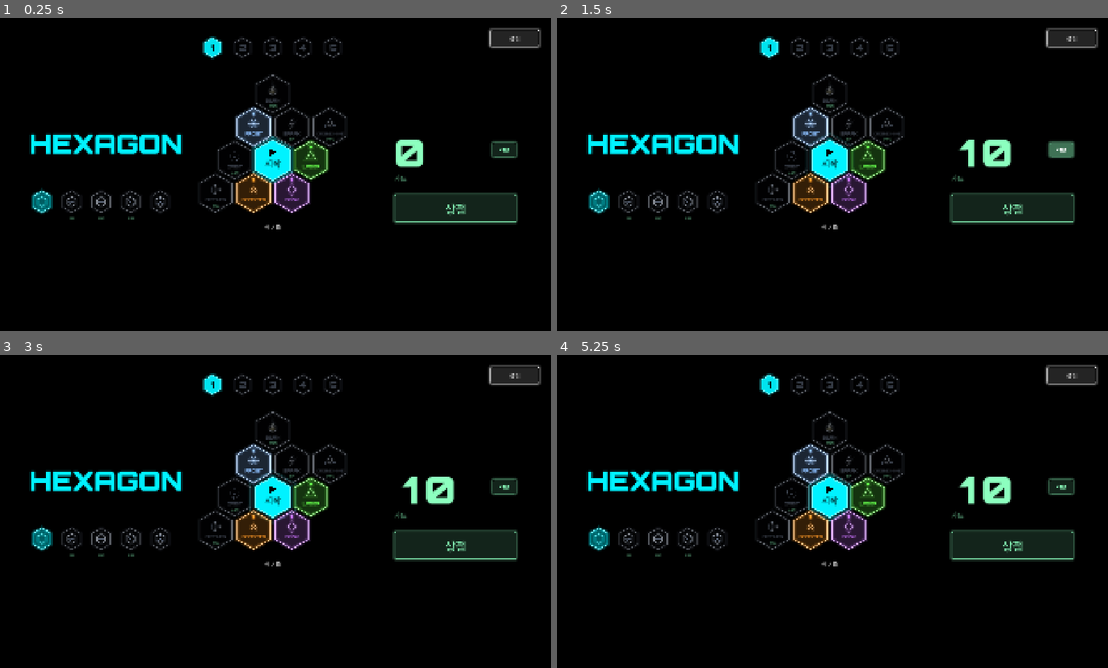
Above: before the commit, frames 1-4 (two rows, left to right).
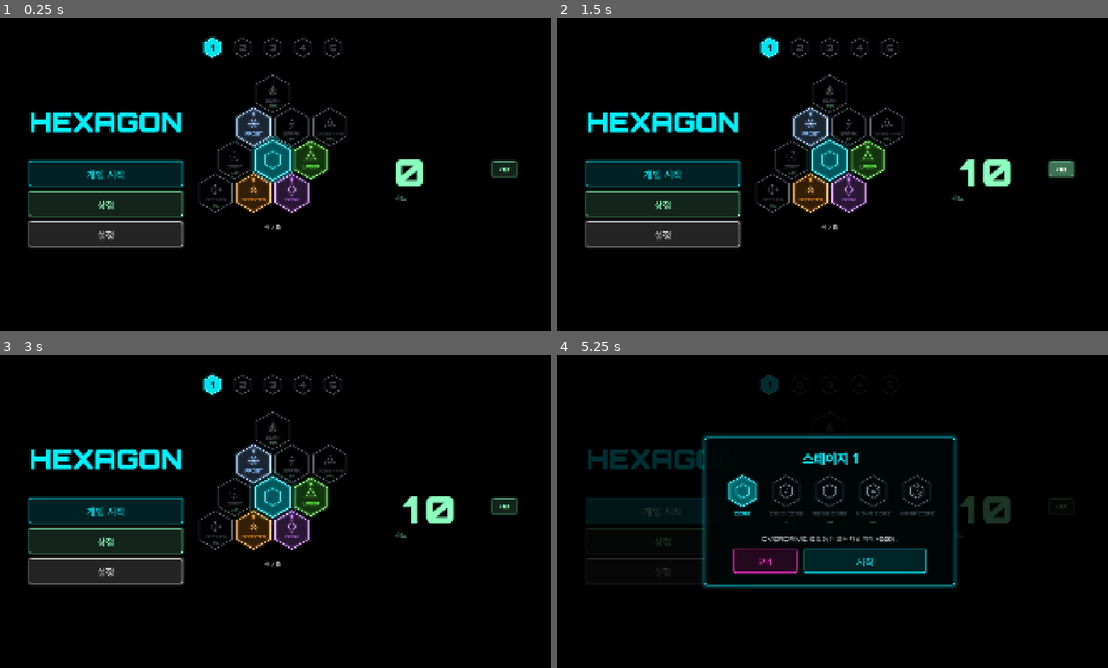
Above: after the commit, the same moments.

Repository: seoyeonwoo11/hexagon
Game: Godot game, scene res://scenes/main.tscn
The game is run twice, just before and just after one commit, with the same random seed, the same clock (stepped at 60 frames per second) and the same inputs.
Inputs (mouse positions are in pixels of both pictures, inside the frame that each line leads up to):
- Up to frame 1 (0.25 s): no input
- Up to frame 2 (1.5 s): click "소리" at 0.5 s; click "+10" at 1.25 s
- Up to frame 3 (3 s): click "상점" at 2 s; click "돌아가기 (ESC)" at 2.75 s
- Up to frame 4 (5.25 s): click "설정" at 3.5 s; click "닫기" at 4.25 s; click (661, 511) at 5 s, where only the run after the commit has a clickable "게임 시작"

The runs differ from the first frame. In frame 1, 15% of the frame differs, in the area x 5-99%, y 3-74%; in frame 2, 15%; in frame 3, 15%; in frame 4, 17%, in the area x 5-99%, y 3-75%.

Commit message:
Gather start, shop and settings into one menu; pick the core when starting
The start screen now has a left menu (NEW GAME / SHOP / SETTINGS) under
the title. NEW GAME (or Enter) opens a start panel where the core is
chosen, then START (or Enter) begins the run. The honeycomb center shows
the picked core instead of a START button.

Co-Authored-By: Claude Opus 5.5 <noreply@anthropic.com>
Claude-Session: https://claude.ai/code/session_01FxD1R74nXcd6J71c35ze9V

Diff:
--- a/scripts/loc.gd
+++ b/scripts/loc.gd
@@ -102,6 +102,7 @@
 	"CHOOSE ONE": "하나를 고르세요",
 	"CLOSE": "닫기",
 	"SETTINGS": "설정",
+	"NEW GAME": "게임 시작",
 	"WINDOWED": "창 모드",
 	"FULLSCREEN": "전체 화면",
 	"UPGRADE": "강화",
--- a/scripts/shop.gd
+++ b/scripts/shop.gd
@@ -4,11 +4,12 @@
 ## 설명 글은 두지 않는다 (모양과 색, 숫자로만 보여 줌).
 ##
 ## 배치 (1920x1080 기준):
-##   위    : 스테이지 고르기 (깬 스테이지 다음까지 열림, 깬 스테이지는 아래 점), 오른쪽 끝 설정 버튼
-##   왼쪽  : 게임 이름, 코어 고르기
-##   가운데: 벌집 모양 보드. 가운데 육각형이 START, 둘레가 타일. 아래에 가져갈 타일 수
+##   위    : 스테이지 고르기 (깬 스테이지 다음까지 열림, 깬 스테이지는 아래 점)
+##   왼쪽  : 게임 이름과 메뉴 버튼 3개 (게임 시작 / 상점 / 설정)를 한 군데에
+##           게임 시작은 코어를 고르는 창(StartPanel)을 열고, 거기서 판을 시작
+##   가운데: 벌집 모양 보드. 가운데 육각형은 고른 코어, 둘레가 타일. 아래에 가져갈 타일 수
 ##           풀린 타일은 클릭해서 가져갈 타일(최대 6종)에 넣거나 빼고, 잠긴 타일은 클릭하면 상점 창
-##   오른쪽: 가진 SHARD와 SHOP 버튼
+##   오른쪽: 가진 SHARD
 
 signal start_pressed
 
@@ -25,9 +26,9 @@
 
 var _shards_value: FixedDigits
 var _honeycomb: Honeycomb
-var _core_picker: CorePicker
 var _window: ShopWindow
 var _settings: SettingsPanel
+var _start: StartPanel
 var _root: ColorRect
 var _stage_picker: StagePicker
 
@@ -51,24 +52,27 @@
 		_root.visible = true
 		refresh())
 	add_child(_window)
-	# 오른쪽 위 설정 버튼 하나 (언어, 소리, 전체 화면은 설정 창 안에)
+	# 언어, 소리, 전체 화면은 설정 창 안에
 	_settings = SettingsPanel.new()
 	add_child(_settings)
-	var gear := Hud.make_neon_button(Loc.t("SETTINGS"), Color(1, 1, 1, 0.8))
-	gear.name = "SettingsButton"
-	gear.custom_minimum_size = Vector2(170, 60)
-	gear.set_anchors_preset(Control.PRESET_TOP_RIGHT)
-	gear.offset_left = -40 - 170
-	gear.offset_right = -40
-	gear.offset_top = 40
-	gear.offset_bottom = 100
-	gear.pressed.connect(open_settings)
-	bg.add_child(gear)
+	_start = StartPanel.new()
+	_start.start_pressed.connect(func() -> void: start_pressed.emit())
+	_start.shop_requested.connect(func() -> void: open_window("cores"))
+	add_child(_start)
 	refresh()
 
 
 func open_settings() -> void:
 	_settings.open()
+
+
+## 게임 시작 창 (코어 고르기)
+func open_start() -> void:
+	_start.open()
+
+
+func is_start_open() -> bool:
+	return _start != null and _start.is_open()
 
 
 func switch_language() -> void:
@@ -88,6 +92,9 @@
 	if _window != null:
 		_window.visible = false
 		_root.visible = true
+	if _start != null:
+		_start.close()
+		_settings.close()
 
 
 ## 상점 창 열기. tab: "upgrades", "tiles", "cores" ("" 이면 마지막 탭)
@@ -110,8 +117,8 @@
 		return
 	_shards_value.set_value(Meta.shards)
 	_honeycomb.queue_redraw()
-	if _core_picker != null:
-		_core_picker.queue_redraw()
+	if _start != null and _start.is_open():
+		_start.refresh()
 	if _stage_picker != null:
 		_stage_picker.queue_redraw()
 	if _window != null and _window.is_open():
@@ -119,14 +126,14 @@
 
 
 func _unhandled_input(event: InputEvent) -> void:
-	if not visible or is_window_open() or _settings.is_open():
+	if not visible or is_window_open() or _settings.is_open() or is_start_open():
 		return
 	var key := event as InputEventKey
 	if key == null or not key.pressed or key.echo:
 		return
 	if key.keycode == KEY_ENTER or key.keycode == KEY_KP_ENTER:
 		get_viewport().set_input_as_handled()
-		start_pressed.emit()
+		open_start()
 	elif DEBUG_FREE_SHARDS and (key.keycode == KEY_KP_ADD or key.keycode == KEY_EQUAL
 			or key.keycode == KEY_PLUS or key.unicode == 43):
 		get_viewport().set_input_as_handled()
@@ -156,21 +163,28 @@
 	var title := Hud.make_label(Hud.NEON_CYAN, 92, 900, 0.35)
 	title.text = "HEXAGON"
 	col.add_child(title)
-	col.add_child(_spacer(90))
-	_core_picker = CorePicker.new()
-	_core_picker.core_clicked.connect(_on_core_clicked)
-	col.add_child(_core_picker)
-
-
-## 산 코어는 고르고, 안 산 코어는 상점 창의 CORES 탭을 연다.
+	col.add_child(_spacer(70))
+	var menu := VBoxContainer.new()
+	menu.name = "Menu"
+	menu.add_theme_constant_override("separation", 18)
+	col.add_child(menu)
+	menu.add_child(_menu_button("StartButton", Loc.t("NEW GAME"), Hud.NEON_CYAN, open_start))
+	menu.add_child(_menu_button("ShopButton", Loc.t("SHOP"), SHARD_COLOR, func() -> void: open_window()))
+	menu.add_child(_menu_button("SettingsButton", Loc.t("SETTINGS"), Color(1, 1, 1, 0.8), open_settings))
+
+
+func _menu_button(id: String, text: String, color: Color, action: Callable) -> Button:
+	var b := Hud.make_neon_button(text, color)
+	b.name = id
+	b.custom_minimum_size = Vector2(440, 86)
+	b.add_theme_font_size_override("font_size", 34)
+	b.pressed.connect(action)
+	return b
+
+
+## 산 코어는 고르고, 안 산 코어는 상점 창의 CORES 탭을 연다. (게임 시작 창에서 씀)
 func _on_core_clicked(id: String) -> void:
-	if not Meta.is_core_unlocked(id):
-		open_window("cores")
-		return
-	var changed := Meta.select_core(id)
-	Sfx.play("click" if changed else "deny")
-	if changed:
-		refresh()
+	_start._on_core_clicked(id)
 
 
 # ---------------------------------------------------------------- 위 (스테이지)
@@ -198,7 +212,6 @@
 	_honeycomb.offset_right = 300
 	_honeycomb.offset_top = -330
 	_honeycomb.offset_bottom = 230
-	_honeycomb.start_pressed.connect(func() -> void: start_pressed.emit())
 	_honeycomb.tile_clicked.connect(_on_tile_clicked)
 	parent.add_child(_honeycomb)
 
@@ -216,7 +229,7 @@
 
 # ---------------------------------------------------------------- 오른쪽
 
-## 가진 SHARD (큰 숫자)와 SHOP 버튼. 사는 것은 모두 상점 창에서.
+## 가진 SHARD (큰 숫자). 사는 것은 모두 상점 창에서.
 func _build_right(parent: Control) -> void:
 	var col := VBoxContainer.new()
 	col.set_anchors_preset(Control.PRESET_CENTER_RIGHT)
@@ -245,13 +258,6 @@
 	var unit := Hud.make_label(Color(SHARD_COLOR, 0.7), 24, 600)
 	unit.text = Loc.t("shards")
 	col.add_child(unit)
-	col.add_child(_spacer(40))
-	var shop := Hud.make_neon_button(Loc.t("SHOP"), SHARD_COLOR)
-	shop.name = "ShopButton"
-	shop.custom_minimum_size = Vector2(420, 96)
-	shop.add_theme_font_size_override("font_size", 40)
-	shop.pressed.connect(func() -> void: open_window())
-	col.add_child(shop)
 
 
 ## 배율 표시: 1.5 -> "1.5", 2.0 -> "2"
@@ -270,11 +276,10 @@
 	label.label_settings.font_color = color
 
 
-## 가운데 벌집: START 코어 + 둘레 타일 6칸. 게임 보드와 같은 육각형 좌표를 쓴다.
+## 가운데 벌집: 고른 코어 + 둘레 타일. 게임 보드와 같은 육각형 좌표를 쓴다.
 class Honeycomb extends Control:
-	signal start_pressed
 	signal tile_clicked(kind: String)
-	## "" = START 위, "none" = 아무것도 아님, 그 외 = 타일 종류
+	## "none" = 아무것도 아님 (가운데 코어 포함), 그 외 = 타일 종류
 	signal hover_changed(kind: String)
 
 	const R := 76.0
@@ -309,7 +314,8 @@
 
 	func _kind_at(local: Vector2) -> String:
 		var cell := HexGrid.pixel_to_axial(local - _center(), R)
-		return _cells.get(cell, "none")
+		var k: String = _cells.get(cell, "none")
+		return "none" if k == "" else k
 
 	func _gui_input(event: InputEvent) -> void:
 		var motion := event as InputEventMouseMotion
@@ -324,9 +330,7 @@
 		var mb := event as InputEventMouseButton
 		if mb != null and mb.pressed and mb.button_index == MOUSE_BUTTON_LEFT:
 			var k := _kind_at(mb.position)
-			if k == "":
-				start_pressed.emit()
-			elif k != "none":
+			if k != "none":
 				tile_clicked.emit(k)
 				hover_changed.emit(k)
 
@@ -349,23 +353,16 @@
 			else:
 				_draw_tile(pos, kind)
 
-	## START: 꽉 찬 밝은 육각형 + 바깥으로 퍼지는 고리. 화면에서 가장 밝은 것. 고른 코어 색.
+	## 고른 코어: 밝은 육각형 + 바깥으로 퍼지는 고리 + 코어 모양. 고르기는 게임 시작 창에서.
 	func _draw_core(pos: Vector2) -> void:
-		var c: Color = CoreDefs.get_def(Meta.core_type)["color"]
-		var hot := hovered == ""
+		var id := Meta.core_type
+		var c: Color = CoreDefs.get_def(id)["color"]
 		var k := fmod(_time * 0.8, 1.0)
 		NeonDraw.hexagon(self, pos, R * (0.95 + 0.35 * k), c, 0.8 * (1.0 - k), 2.0)
-		var fill := c.lightened(0.35) if hot else c
-		var pts := HexGrid.corners(R * 0.92)
-		for i in pts.size():
-			pts[i] += pos
-		draw_colored_polygon(pts, fill)
-		NeonDraw.hexagon(self, pos, R * 0.92, c, 1.2, 4.0)
-		var ink := Color(0, 0, 0)
-		var tri := PackedVector2Array([pos + Vector2(-10, -38), pos + Vector2(14, -26),
-				pos + Vector2(-10, -14)])
-		draw_colored_polygon(tri, ink)
-		_text(pos + Vector2(0, 14), Loc.t("START"), 30, ink)
+		NeonDraw.hexagon(self, pos, R * 0.92, c, 1.2, 4.0, 0.3)
+		draw_set_transform(pos)
+		HexTile.draw_glyph(self, "core" if id == "core" else "core_" + id, R * 0.4, c, 1.0)
+		draw_set_transform(Vector2.ZERO)
 
 	func _draw_tile(pos: Vector2, kind: String) -> void:
 		var def := TileDefs.get_def(kind)
@@ -475,8 +472,10 @@
 	signal core_clicked(id: String)
 	signal hover_changed(id: String)
 
-	const R := 40.0
-	const GAP := 102.0
+	var r := 40.0
+	var gap := 102.0
+	## 육각형 아래에 코어 이름을 쓴다 (게임 시작 창)
+	var show_names := false
 
 	var hovered := ""
 	var _font: Font
@@ -484,14 +483,14 @@
 	func _ready() -> void:
 		mouse_filter = Control.MOUSE_FILTER_STOP
 		_font = Hud.font_weight(700)
-		custom_minimum_size = Vector2(GAP * CoreDefs.ORDER.size(), R * 2.0 + 44.0)
+		custom_minimum_size = Vector2(gap * CoreDefs.ORDER.size(), r * 2.0 + (70.0 if show_names else 44.0))
 
 	func _center(i: int) -> Vector2:
-		return Vector2(GAP * (i + 0.5) - (GAP - R * 2.2) * 0.5, R + 4.0)
+		return Vector2(gap * (i + 0.5), r + 4.0)
 
 	func _id_at(p: Vector2) -> String:
 		for i in CoreDefs.ORDER.size():
-			if p.distance_to(_center(i)) <= R:
+			if p.distance_to(_center(i)) <= r:
 				return CoreDefs.ORDER[i]
 		return ""
 
@@ -528,11 +527,18 @@
 			var picked := Meta.core_type == id
 			var hot := hovered == id
 			var c: Color = def["color"] if owned else LOCKED_COLOR
-			NeonDraw.hexagon(self, pos, R * 0.92, c, (1.1 if picked else 0.5) + (0.3 if hot else 0.0),
+			NeonDraw.hexagon(self, pos, r * 0.92, c, (1.1 if picked else 0.5) + (0.3 if hot else 0.0),
 					3.0 if picked else 2.0, 0.35 if picked else (0.08 if hot else 0.02))
 			draw_set_transform(pos)
-			HexTile.draw_glyph(self, "core" if id == "core" else "core_" + id, R * 0.42, c, 1.0)
+			HexTile.draw_glyph(self, "core" if id == "core" else "core_" + id, r * 0.42, c, 1.0)
 			draw_set_transform(Vector2.ZERO)
+			var below := r + 22.0
+			if show_names:
+				var nm: String = def["name"]
+				var nw := _font.get_string_size(nm, HORIZONTAL_ALIGNMENT_LEFT, -1, 17).x
+				draw_string(_font, pos + Vector2(-nw / 2.0, r + 26.0), nm, HORIZONTAL_ALIGNMENT_LEFT,
+						-1, 17, Color(c, 0.95 if picked else 0.6))
+				below = r + 54.0
 			var label: String = "" if owned else "%d" % def["price"]
 			var lc := Color(c, 0.95 if picked else 0.6) if owned \
 					else (SHARD_COLOR if Meta.shards >= def["price"] else Color(SHARD_COLOR, 0.45))
@@ -540,7 +546,7 @@
 				# 스테이지를 깨야 살 수 있다
 				label = ""
 			var w := _font.get_string_size(label, HORIZONTAL_ALIGNMENT_LEFT, -1, 14).x
-			draw_string(_font, pos + Vector2(-w / 2.0, R + 22.0), label, HORIZONTAL_ALIGNMENT_LEFT,
+			draw_string(_font, pos + Vector2(-w / 2.0, below), label, HORIZONTAL_ALIGNMENT_LEFT,
 					-1, 14, lc)
 
 
--- /dev/null
+++ b/scripts/start_panel.gd
@@ -0,0 +1,130 @@
+class_name StartPanel
+extends CanvasLayer
+## 게임 시작 창: 시작 화면의 게임 시작 버튼(또는 Enter)으로 연다.
+## 판에 쓸 코어를 고르고 시작한다. 안 산 코어를 누르면 상점 창의 코어 탭으로 넘어간다.
+## Enter로 시작, Esc, 오른쪽 클릭, 빈 곳 클릭으로 닫는다.
+
+signal start_pressed
+## 안 산 코어를 눌렀을 때 (상점 창을 연다)
+signal shop_requested
+
+var _title: Label
+var _picker: Shop.CorePicker
+var _desc: Label
+
+
+func _init() -> void:
+	layer = 20
+	process_mode = Node.PROCESS_MODE_ALWAYS
+	visible = false
+
+
+func _ready() -> void:
+	var bg := ColorRect.new()
+	bg.color = Color(0, 0, 0, 0.8)
+	bg.set_anchors_and_offsets_preset(Control.PRESET_FULL_RECT)
+	bg.mouse_filter = Control.MOUSE_FILTER_STOP
+	bg.gui_input.connect(func(event: InputEvent) -> void:
+		var mb := event as InputEventMouseButton
+		if mb != null and mb.pressed:
+			close())
+	add_child(bg)
+	var center := CenterContainer.new()
+	center.set_anchors_and_offsets_preset(Control.PRESET_FULL_RECT)
+	center.mouse_filter = Control.MOUSE_FILTER_IGNORE
+	bg.add_child(center)
+	var box := PanelContainer.new()
+	var style := Hud.neon_box(Hud.NEON_CYAN, 0.92, 16)
+	style.content_margin_left = 56
+	style.content_margin_right = 56
+	style.content_margin_top = 36
+	style.content_margin_bottom = 44
+	box.add_theme_stylebox_override("panel", style)
+	center.add_child(box)
+	var col := VBoxContainer.new()
+	col.add_theme_constant_override("separation", 22)
+	box.add_child(col)
+
+	_title = Hud.make_label(Hud.NEON_CYAN, 44, 900, 0.3)
+	_title.horizontal_alignment = HORIZONTAL_ALIGNMENT_CENTER
+	col.add_child(_title)
+
+	_picker = Shop.CorePicker.new()
+	_picker.name = "StartCorePicker"
+	_picker.r = 58.0
+	_picker.gap = 150.0
+	_picker.show_names = true
+	_picker.size_flags_horizontal = Control.SIZE_SHRINK_CENTER
+	_picker.core_clicked.connect(_on_core_clicked)
+	col.add_child(_picker)
+
+	_desc = Hud.make_label(Color(1, 1, 1, 0.75), 22, 500)
+	_desc.horizontal_alignment = HORIZONTAL_ALIGNMENT_CENTER
+	col.add_child(_desc)
+
+	var row := HBoxContainer.new()
+	row.alignment = BoxContainer.ALIGNMENT_CENTER
+	row.add_theme_constant_override("separation", 24)
+	col.add_child(row)
+	var back := Hud.make_neon_button(Loc.t("CLOSE"), Hud.NEON_PINK)
+	back.custom_minimum_size = Vector2(220, 80)
+	back.add_theme_font_size_override("font_size", 26)
+	back.pressed.connect(close)
+	row.add_child(back)
+	var go := Hud.make_neon_button(Loc.t("START"), Hud.NEON_CYAN)
+	go.name = "GoButton"
+	go.custom_minimum_size = Vector2(420, 80)
+	go.add_theme_font_size_override("font_size", 34)
+	go.pressed.connect(func() -> void: start_pressed.emit())
+	row.add_child(go)
+
+
+## 산 코어는 고르고, 안 산 코어는 상점 창으로.
+func _on_core_clicked(id: String) -> void:
+	if not Meta.is_core_unlocked(id):
+		close()
+		shop_requested.emit()
+		return
+	var changed := Meta.select_core(id)
+	Sfx.play("click" if changed else "deny")
+	refresh()
+
+
+func refresh() -> void:
+	if _title == null:
+		return
+	_title.text = StageDefs.title(Meta.stage)
+	_title.label_settings.font_color = StageDefs.color(Meta.stage)
+	_desc.text = Loc.t(CoreDefs.get_def(Meta.core_type)["desc"])
+	_picker.queue_redraw()
+
+
+func open() -> void:
+	refresh()
+	visible = true
+	Sfx.play("click")
+
+
+func close() -> void:
+	visible = false
+
+
+func is_open() -> bool:
+	return visible
+
+
+func _unhandled_input(event: InputEvent) -> void:
+	if not visible:
+		return
+	var key := event as InputEventKey
+	if key != null and key.pressed and not key.echo:
+		if key.keycode == KEY_ESCAPE:
+			get_viewport().set_input_as_handled()
+			close()
+		elif key.keycode == KEY_ENTER or key.keycode == KEY_KP_ENTER:
+			get_viewport().set_input_as_handled()
+			start_pressed.emit()
+	var mb := event as InputEventMouseButton
+	if mb != null and mb.pressed and mb.button_index == MOUSE_BUTTON_RIGHT:
+		get_viewport().set_input_as_handled()
+		close()
--- a/tests/test_shop.gd
+++ b/tests/test_shop.gd
@@ -2,6 +2,7 @@
 ## 실행: godot --headless --fixed-fps 60 --path . -s res://tests/test_shop.gd
 ## 상점 창: 시작 화면의 SHOP 버튼으로 열고 닫기, 탭, 카드 버튼으로 강화/타일/코어 구매,
 ## 시작 화면의 잠긴 타일/코어를 누르면 그 탭이 열림, 창이 떠 있는 동안 Enter로 판이 시작되지 않음.
+## 메뉴 버튼 (게임 시작/상점/설정), 게임 시작 창에서 코어 고르고 시작.
 
 var _failures := 0
 var _frame := 0
@@ -125,7 +126,27 @@
 	shop._settings._unhandled_input(esc)
 	_check(not shop._settings.is_open(), "escape closes settings")
 
-	# 판을 시작하면 창도 닫힌다
-	shop.open_window()
-	_game.start_run()
-	_check(not shop.is_open() and not shop.is_window_open(), "starting a run closes everything")
+	# 메뉴 버튼 3개가 한 군데에 모여 있다
+	var menu := shop.find_child("Menu", true, false)
+	for n in ["StartButton", "ShopButton", "SettingsButton"]:
+		var b := shop.find_child(n, true, false)
+		_check(b != null and b.get_parent() == menu, n + " in the menu")
+	# 시작 화면에서 Enter는 게임 시작 창을 열고, 거기서 코어를 고르고, Enter로 시작
+	shop._unhandled_input(enter)
+	_check(shop.is_start_open() and not _game.started, "enter opens the start panel")
+	var picker := shop._start.find_child("StartCorePicker", true, false)
+	_check(picker != null, "core picker in the start panel")
+	picker.core_clicked.emit("cryo")
+	_check(Meta.core_type == "cryo" and shop.is_start_open(), "core picked in the start panel")
+	picker.core_clicked.emit("nova")
+	_check(not shop.is_start_open() and shop.is_window_open() and win.tab == "cores",
+			"locked core in the start panel opens the shop")
+	win.close()
+	(shop.find_child("StartButton", true, false) as Button).pressed.emit()
+	_check(shop.is_start_open(), "start button opens the start panel")
+	shop._start._unhandled_input(esc)
+	_check(not shop.is_start_open() and not _game.started, "escape closes the start panel")
+	shop.open_start()
+	shop._start._unhandled_input(enter)
+	_check(_game.started and not shop.is_open() and not shop.is_start_open(),
+			"enter in the start panel starts the run")
Not shown, added: scripts/start_panel.gd.uid
